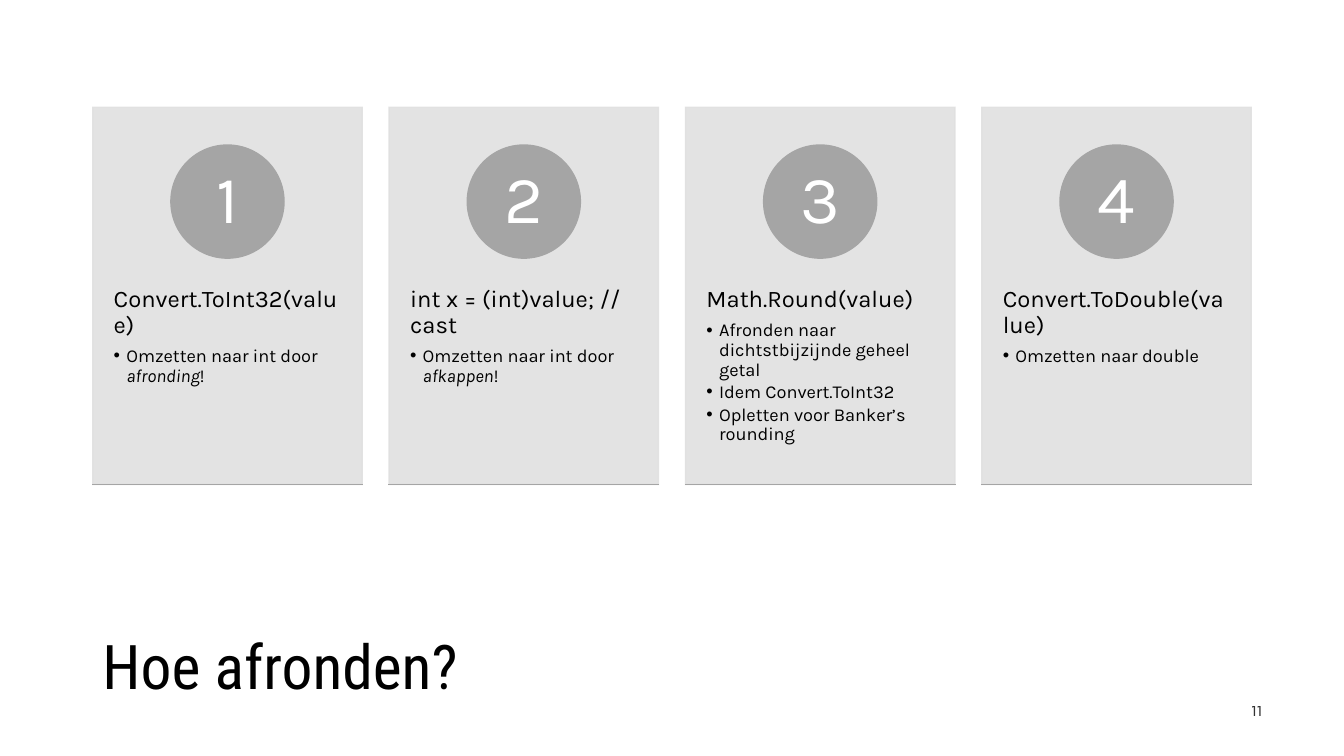
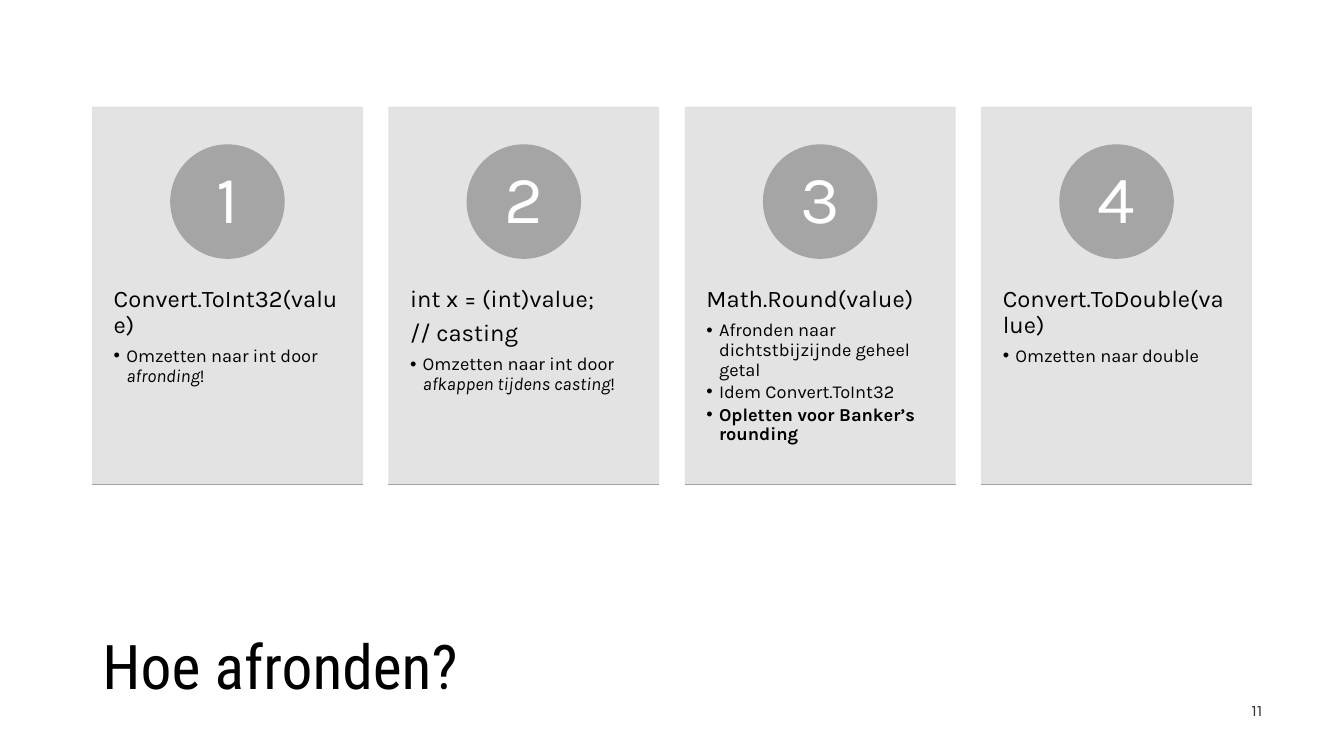
Before and after one commit to timdams/csharpbook, a slide deck: slide 11 of _SLIDES/2020/H4- Werken met data/H4_3-Math bib en berekeningen en random.pptx. Drawn at 1344x756 pixels with LibreOffice and Linux fonts; fonts in the diff are those of the drawing; background and template pictures are left out. Boxes give left, top, right and bottom in pixels: in the first picture for what was removed or moved away, otherwise in the second. Text is boxed around its words. In the diff, an @@ line names an element or a change of style, - is before the commit and + after.

```diff
--- a/_SLIDES/2020/H4- Werken met data/H4_3-Math bib en berekeningen en random.pptx
+++ b/_SLIDES/2020/H4- Werken met data/H4_3-Math bib en berekeningen en random.pptx
@@ text at (410, 290, 615, 395): text changed @@
-int x = (int)value; // cast
-  • Omzetten naar int door afkappen!
+int x = (int)value;
+// casting
+  • Omzetten naar int door afkappen tijdens casting!
@@ text at (719, 408, 915, 445): bold on in "Opletten voor Banker’s rounding" @@
```
Also in this commit, not shown: 6 other slides changed, 10 other files.
